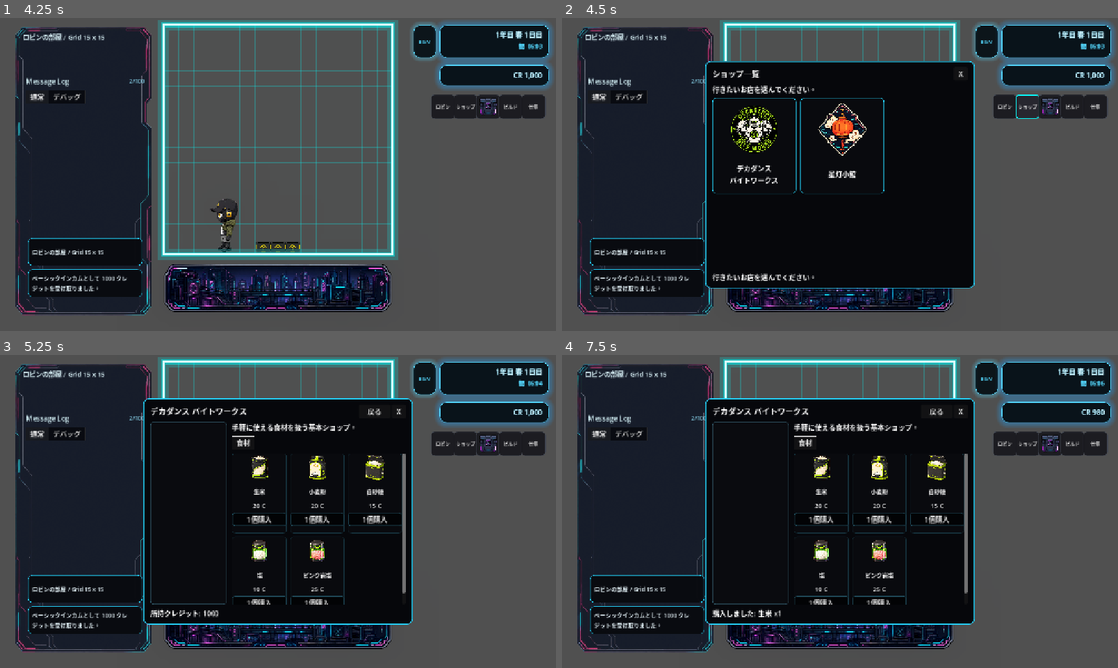
Above: before the commit, frames 1-4 (two rows, left to right).
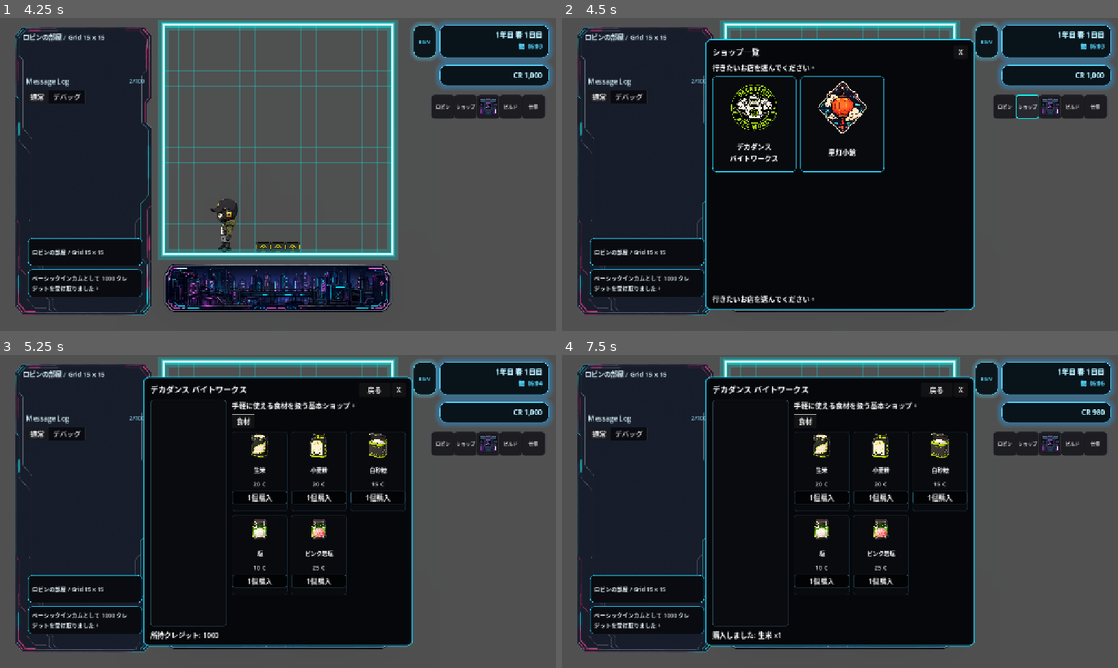
Above: after the commit, the same moments.

Repository: grimoire1089-coder/optimistic
Game: Godot game, scene res://Scenes/Boot/TitleScene.tscn
The game is run twice, just before and just after one commit, with the same random seed, the same clock (stepped at 60 frames per second) and the same inputs. Sound files missing from this copy of the repository are replaced by a short silence.
Inputs (mouse positions are in pixels of both pictures, inside the frame that each line leads up to):
- Up to frame 1 (4.25 s): click "はじめる" at 0.5 s; click "BGM" at 1.25 s; click "OFF" at 2 s; click "ロビン" at 2.75 s; click "×" at 3.5 s
- Up to frame 2 (4.5 s): click "ショップ" at 4.25 s
- Up to frame 3 (5.25 s): click (194, 483) at 5.02 s
- Up to frame 4 (7.5 s): click "戻る" at 5.75 s; click (756, 461) at 6.52 s; click "1個購入" at 7.25 s

Frame 1 is identical in both runs. In frame 2, 9.5% of the frame differs, in the area x 25-75%, y 6-94%; in frame 3, 12%; in frame 4, 12%.

Commit message:
Increase shop menu height for six cards

Diff:
--- a/Scenes/UI/Shop/ShopMenu.tscn
+++ b/Scenes/UI/Shop/ShopMenu.tscn
@@ -28,16 +28,16 @@
 corner_radius_bottom_left = 6
 
 [node name="ShopMenu" type="PanelContainer"]
-custom_minimum_size = Vector2(620, 520)
+custom_minimum_size = Vector2(620, 620)
 anchors_preset = 8
 anchor_left = 0.5
 anchor_top = 0.5
 anchor_right = 0.5
 anchor_bottom = 0.5
 offset_left = -310.0
-offset_top = -260.0
+offset_top = -310.0
 offset_right = 310.0
-offset_bottom = 260.0
+offset_bottom = 310.0
 grow_horizontal = 2
 grow_vertical = 2
 theme_override_styles/panel = SubResource("StyleBoxFlat_shop_panel")
@@ -85,7 +85,7 @@
 text = "Select shop"
 
 [node name="ShopListScroll" type="ScrollContainer" parent="MarginContainer/Rows/ShopListView"]
-custom_minimum_size = Vector2(0, 392)
+custom_minimum_size = Vector2(0, 492)
 layout_mode = 2
 size_flags_vertical = 3
 horizontal_scroll_mode = 0
@@ -136,7 +136,7 @@
 layout_mode = 2
 
 [node name="ItemScroll" type="ScrollContainer" parent="MarginContainer/Rows/ShopDetailView/ShopContent"]
-custom_minimum_size = Vector2(0, 300)
+custom_minimum_size = Vector2(0, 400)
 layout_mode = 2
 size_flags_vertical = 3
 horizontal_scroll_mode = 0
